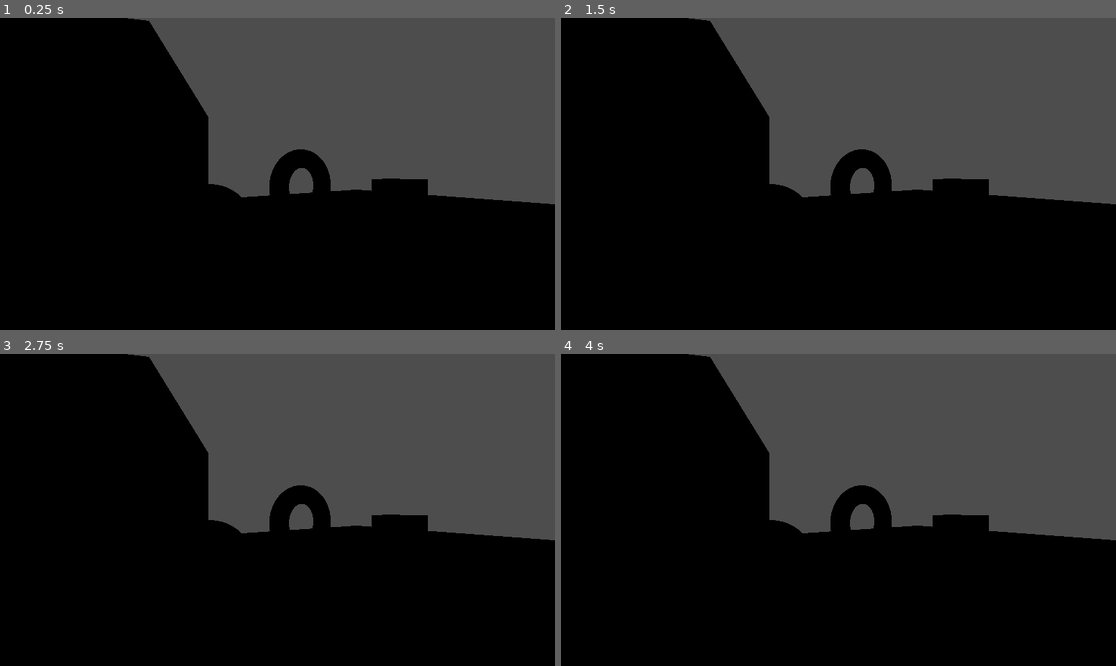
Above: before the commit, frames 1-4 (two rows, left to right).
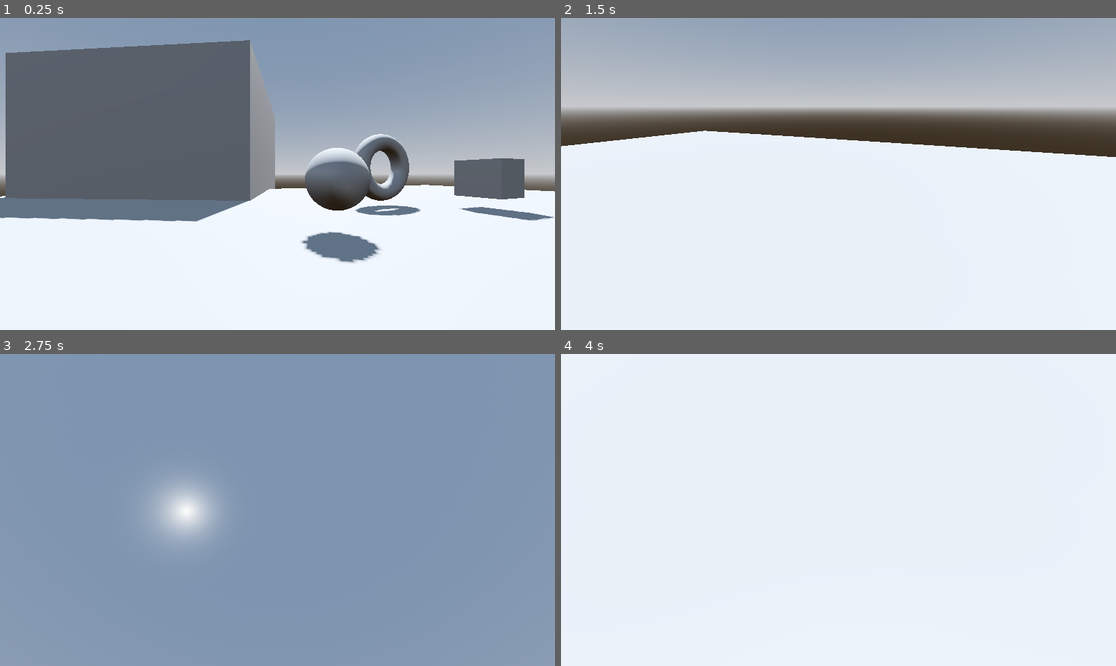
Above: after the commit, the same moments.

Repository: Vortex-Basis-LLC/Godot-VBG-Samples-Shaders
Game: Godot game, scene res://scenes/01_post_process_ref_grid_scene.tscn
Two runs of this game, one before a commit and one after it. Both use one fixed random seed, a clock stepped at 60 frames per second and the inputs below.
Inputs (mouse positions are in pixels of both pictures, inside the frame that each line leads up to):
- Up to frame 1 (0.25 s): no input
- Up to frame 2 (1.5 s): tap Enter at 0.5 s; move the mouse to (960, 158) at 0.52 s; hold D (move_right, bound only after the commit) 0.53-1.28 s; move the mouse to (727, 189) at 1.27 s; hold S (move_back, bound only after the commit) from 1.28 s (still down)
- Up to frame 3 (2.75 s): move the mouse to (333, 441) at 2.02 s; release S (move_back, bound only after the commit) at 2.03 s; hold D (move_right, bound only after the commit) from 2.03 s (still down)
- Up to frame 4 (4 s): tap Space at 2.75 s; move the mouse to (810, 572) at 2.77 s; release D (move_right, bound only after the commit) at 2.78 s; hold W (move_forward, bound only after the commit) 2.78-3.53 s; tap Enter at 3.5 s; move the mouse to (1005, 556) at 3.52 s; hold A (move_left, bound only after the commit) from 3.53 s (still down)

The runs differ from the first frame. In frame 1, 99% of the frame differs, in the area x 0-100%, y 0-100%; in frame 2, 98%; in frame 3, 100%; in frame 4, 100%.

Commit message:
Adding hover cam to fly around scene

Diff:
--- /dev/null
+++ b/players/hover_cam_player.tscn
@@ -0,0 +1,18 @@
+[gd_scene load_steps=3 format=3 uid="uid://c2o2k4t0b3wtc"]
+
+[ext_resource type="Script" path="res://players/scripts/hover_cam_player.gd" id="1_t72g3"]
+
+[sub_resource type="SphereShape3D" id="SphereShape3D_vgudw"]
+radius = 0.2
+
+[node name="HoverCamPlayer" type="CharacterBody3D"]
+script = ExtResource("1_t72g3")
+
+[node name="CollisionShape3D" type="CollisionShape3D" parent="."]
+shape = SubResource("SphereShape3D_vgudw")
+
+[node name="CameraHolder" type="Node3D" parent="."]
+unique_name_in_owner = true
+
+[node name="Camera3D" type="Camera3D" parent="CameraHolder"]
+unique_name_in_owner = true
--- /dev/null
+++ b/players/scripts/hover_cam_player.gd
@@ -0,0 +1,48 @@
+extends CharacterBody3D
+
+@export var mouse_camera_rotation_speed := Vector2(0.01, 0.01)
+@export var joystick_camera_rotation_speed := Vector2(5.0, 5.0)
+
+@export var max_vertical_look_angle := PI / 2.5
+@export var min_vertical_look_angle := -PI / 2.5
+
+@onready var camera_holder: Node3D = %CameraHolder
+@onready var camera_3d: Camera3D = %Camera3D
+
+const SPEED = 5.0
+
+func _physics_process(delta: float) -> void:
+	var up_down_axis := Input.get_axis("move_vertical_down", "move_vertical_up")
+	var input_vec := Input.get_vector("move_left", "move_right", "move_forward", "move_back")
+
+	var direction := (transform.basis * Vector3(input_vec.x, 0, input_vec.y)).normalized()
+	if direction:
+		velocity.x = direction.x * SPEED
+		velocity.z = direction.z * SPEED
+	else:
+		velocity.x = move_toward(velocity.x, 0, SPEED)
+		velocity.z = move_toward(velocity.z, 0, SPEED)
+
+	if up_down_axis:
+		velocity.y = up_down_axis * SPEED
+	else:
+		velocity.y = move_toward(velocity.y, 0, SPEED)
+
+	move_and_slide()
+
+	# camera look
+	var look_dir_y := Input.get_axis("look_down", "look_up")
+
+	var look_dir_x := Input.get_axis("look_left", "look_right")
+	self.rotate_y(-look_dir_x * joystick_camera_rotation_speed.x * delta)
+	set_vertical_look_angle(camera_3d.rotation.x + (look_dir_y * joystick_camera_rotation_speed.y * delta))
+
+
+func _unhandled_input(event: InputEvent) -> void:
+	if event is InputEventMouseMotion:
+		self.rotate_y(-event.relative.x * mouse_camera_rotation_speed.x)
+		set_vertical_look_angle(camera_3d.rotation.x + -event.relative.y * mouse_camera_rotation_speed.y)
+
+
+func set_vertical_look_angle(new_rotation_x: float) -> void:
+	camera_3d.rotation.x = clampf(new_rotation_x, min_vertical_look_angle, max_vertical_look_angle)
--- a/project.godot
+++ b/project.godot
@@ -18,3 +18,73 @@
 [dotnet]
 
 project/assembly_name="VBG_Samples_Shaders"
+
+[input]
+
+move_left={
+"deadzone": 0.2,
+"events": [Object(InputEventKey,"resource_local_to_scene":false,"resource_name":"","device":-1,"window_id":0,"alt_pressed":false,"shift_pressed":false,"ctrl_pressed":false,"meta_pressed":false,"pressed":false,"keycode":0,"physical_keycode":65,"key_label":0,"unicode":97,"echo":false,"script":null)
+, Object(InputEventJoypadMotion,"resource_local_to_scene":false,"resource_name":"","device":-1,"axis":0,"axis_value":-1.0,"script":null)
+]
+}
+move_right={
+"deadzone": 0.2,
+"events": [Object(InputEventKey,"resource_local_to_scene":false,"resource_name":"","device":-1,"window_id":0,"alt_pressed":false,"shift_pressed":false,"ctrl_pressed":false,"meta_pressed":false,"pressed":false,"keycode":0,"physical_keycode":68,"key_label":0,"unicode":100,"echo":false,"script":null)
+, Object(InputEventJoypadMotion,"resource_local_to_scene":false,"resource_name":"","device":-1,"axis":0,"axis_value":1.0,"script":null)
+]
+}
+move_forward={
+"deadzone": 0.2,
+"events": [Object(InputEventKey,"resource_local_to_scene":false,"resource_name":"","device":-1,"window_id":0,"alt_pressed":false,"shift_pressed":false,"ctrl_pressed":false,"meta_pressed":false,"pressed":false,"keycode":0,"physical_keycode":87,"key_label":0,"unicode":119,"echo":false,"script":null)
+, Object(InputEventJoypadMotion,"resource_local_to_scene":false,"resource_name":"","device":-1,"axis":1,"axis_value":-1.0,"script":null)
+]
+}
+move_back={
+"deadzone": 0.2,
+"events": [Object(InputEventKey,"resource_local_to_scene":false,"resource_name":"","device":-1,"window_id":0,"alt_pressed":false,"shift_pressed":false,"ctrl_pressed":false,"meta_pressed":false,"pressed":false,"keycode":0,"physical_keycode":83,"key_label":0,"unicode":115,"echo":false,"script":null)
+, Object(InputEventJoypadMotion,"resource_local_to_scene":false,"resource_name":"","device":-1,"axis":1,"axis_value":1.0,"script":null)
+]
+}
+jump={
+"deadzone": 0.5,
+"events": [Object(InputEventKey,"resource_local_to_scene":false,"resource_name":"","device":-1,"window_id":0,"alt_pressed":false,"shift_pressed":false,"ctrl_pressed":false,"meta_pressed":false,"pressed":false,"keycode":0,"physical_keycode":32,"key_label":0,"unicode":32,"echo":false,"script":null)
+, Object(InputEventJoypadButton,"resource_local_to_scene":false,"resource_name":"","device":-1,"button_index":0,"pressure":0.0,"pressed":true,"script":null)
+]
+}
+look_left={
+"deadzone": 0.2,
+"events": [Object(InputEventJoypadMotion,"resource_local_to_scene":false,"resource_name":"","device":-1,"axis":2,"axis_value":-1.0,"script":null)
+]
+}
+look_right={
+"deadzone": 0.2,
+"events": [Object(InputEventJoypadMotion,"resource_local_to_scene":false,"resource_name":"","device":-1,"axis":2,"axis_value":1.0,"script":null)
+]
+}
+look_up={
+"deadzone": 0.2,
+"events": [Object(InputEventJoypadMotion,"resource_local_to_scene":false,"resource_name":"","device":-1,"axis":3,"axis_value":-1.0,"script":null)
+]
+}
+look_down={
+"deadzone": 0.2,
+"events": [Object(InputEventJoypadMotion,"resource_local_to_scene":false,"resource_name":"","device":-1,"axis":3,"axis_value":1.0,"script":null)
+]
+}
+move_vertical_up={
+"deadzone": 0.5,
+"events": [Object(InputEventJoypadButton,"resource_local_to_scene":false,"resource_name":"","device":-1,"button_index":10,"pressure":0.0,"pressed":true,"script":null)
+, Object(InputEventKey,"resource_local_to_scene":false,"resource_name":"","device":-1,"window_id":0,"alt_pressed":false,"shift_pressed":false,"ctrl_pressed":false,"meta_pressed":false,"pressed":false,"keycode":0,"physical_keycode":69,"key_label":0,"unicode":101,"echo":false,"script":null)
+]
+}
+move_vertical_down={
+"deadzone": 0.5,
+"events": [Object(InputEventJoypadButton,"resource_local_to_scene":false,"resource_name":"","device":-1,"button_index":9,"pressure":0.0,"pressed":true,"script":null)
+, Object(InputEventKey,"resource_local_to_scene":false,"resource_name":"","device":-1,"window_id":0,"alt_pressed":false,"shift_pressed":false,"ctrl_pressed":false,"meta_pressed":false,"pressed":false,"keycode":0,"physical_keycode":81,"key_label":0,"unicode":113,"echo":false,"script":null)
+]
+}
+
+[rendering]
+
+anti_aliasing/screen_space_roughness_limiter/enabled=false
+anti_aliasing/quality/use_taa=true
--- a/scenes/01_post_process_ref_grid_scene.tscn
+++ b/scenes/01_post_process_ref_grid_scene.tscn
@@ -1,7 +1,21 @@
-[gd_scene load_steps=5 format=3 uid="uid://cn4cy3divpldk"]
+[gd_scene load_steps=9 format=3 uid="uid://cn4cy3divpldk"]
 
 [ext_resource type="PackedScene" uid="uid://bh2qxp7k2qrkh" path="res://scenes/base_scene.tscn" id="1_u0pp0"]
 [ext_resource type="Shader" path="res://shaders/post_process_ref_grid.gdshader" id="2_lc8ln"]
+[ext_resource type="PackedScene" uid="uid://c2o2k4t0b3wtc" path="res://players/hover_cam_player.tscn" id="3_asrtl"]
+
+[sub_resource type="ProceduralSkyMaterial" id="ProceduralSkyMaterial_8jord"]
+sky_horizon_color = Color(0.64625, 0.65575, 0.67075, 1)
+ground_horizon_color = Color(0.64625, 0.65575, 0.67075, 1)
+
+[sub_resource type="Sky" id="Sky_3fhw1"]
+sky_material = SubResource("ProceduralSkyMaterial_8jord")
+
+[sub_resource type="Environment" id="Environment_kcdpd"]
+background_mode = 2
+sky = SubResource("Sky_3fhw1")
+tonemap_mode = 2
+glow_enabled = true
 
 [sub_resource type="ShaderMaterial" id="ShaderMaterial_nto1f"]
 render_priority = 0
@@ -19,7 +33,14 @@
 
 [node name="BaseScene" instance=ExtResource("1_u0pp0")]
 
-[node name="Floor" parent="." index="0"]
+[node name="WorldEnvironment" type="WorldEnvironment" parent="." index="0"]
+environment = SubResource("Environment_kcdpd")
+
+[node name="DirectionalLight3D" type="DirectionalLight3D" parent="." index="1"]
+transform = Transform3D(-0.866023, -0.433016, 0.250001, 0, 0.499998, 0.866027, -0.500003, 0.749999, -0.43301, 0, 0, 0)
+shadow_enabled = true
+
+[node name="Floor" parent="." index="2"]
 transform = Transform3D(1, 0, 0, 0, 1, 0, 0, 0, 1, 0, 0.605546, 0)
 
 [node name="Torus" parent="Node3D" index="1"]
@@ -28,10 +49,10 @@
 [node name="Cube" parent="Node3D" index="2"]
 transform = Transform3D(1, 0, 0, 0, 1, 0, 0, 0, 1, 2.28999, 1.96503, -1.60589)
 
-[node name="Camera3D" type="Camera3D" parent="." index="2"]
-transform = Transform3D(0.838671, 0, -0.544639, 0, 1, 0, 0.544639, 0, 0.838671, -3.575, 2.61, 1.275)
-
-[node name="PostProcessRefGrid" type="MeshInstance3D" parent="." index="3"]
+[node name="PostProcessRefGrid" type="MeshInstance3D" parent="." index="4"]
 material_override = SubResource("ShaderMaterial_nto1f")
 extra_cull_margin = 16384.0
 mesh = SubResource("QuadMesh_n28w6")
+
+[node name="HoverCamPlayer" parent="." index="5" instance=ExtResource("3_asrtl")]
+transform = Transform3D(0.945456, 0, -0.32575, 0, 1, 0, 0.32575, 0, 0.945456, -4.95876, 2.08227, 1.78515)
